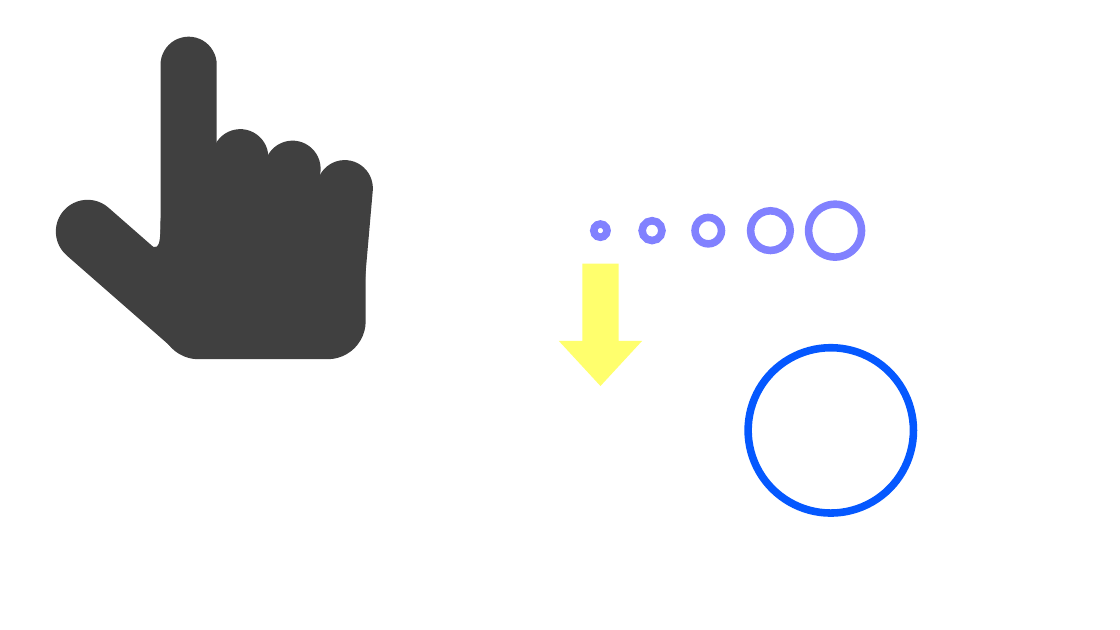
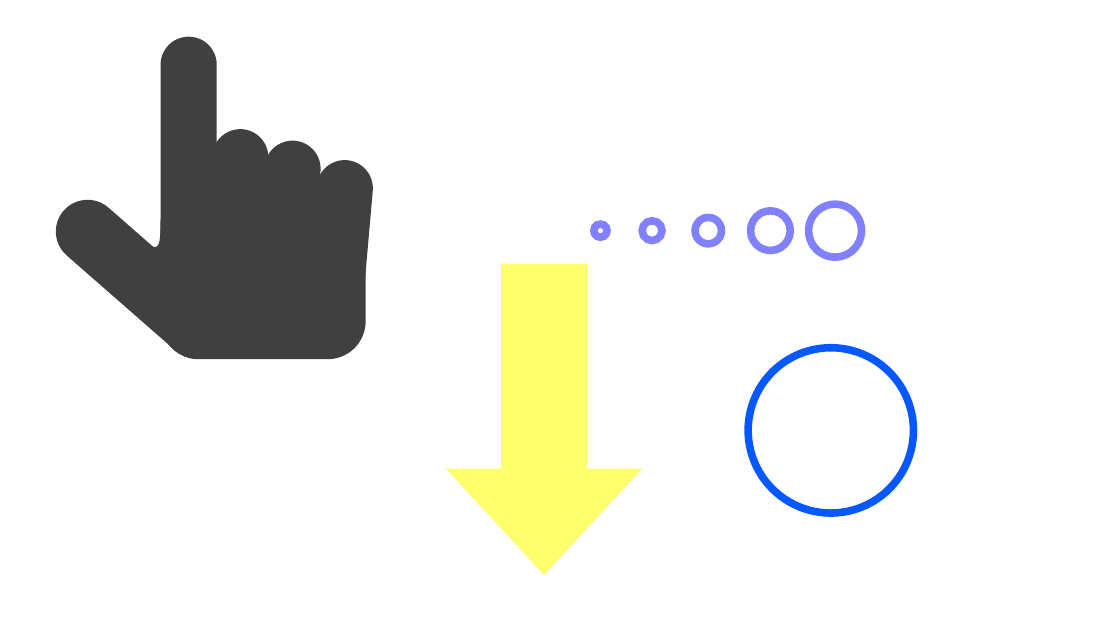
Before and after one commit to SNUGDC/Hextris, a slide deck: slide 26 of Hextris 아트 리소스.pptx (slide 24 before the commit). Drawn at 1120x630 pixels with LibreOffice and Linux fonts; fonts in the diff are those of the drawing. Boxes give left, top, right and bottom in pixels: in the first picture for what was removed or moved away, otherwise in the second. Text is boxed around its words. In the diff, an @@ line names an element or a change of style, - is before the commit and + after.

```diff
--- a/Hextris 아트 리소스.pptx
+++ b/Hextris 아트 리소스.pptx
@@ down arrow: place and size @@
-down arrow at <box>559,264,642,386</box>
+down arrow at <box>446,264,643,576</box>
```
Also in this commit, not shown: 1 other slide changed, 2 slides added, 9 other files.
